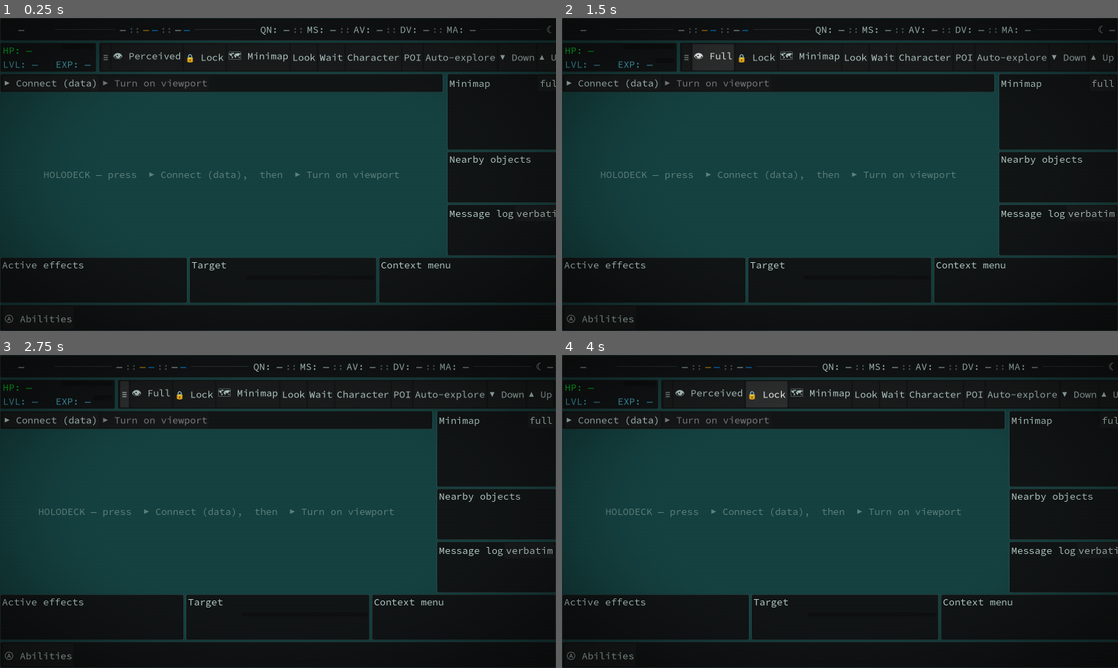
Above: before the commit, frames 1-4 (two rows, left to right).
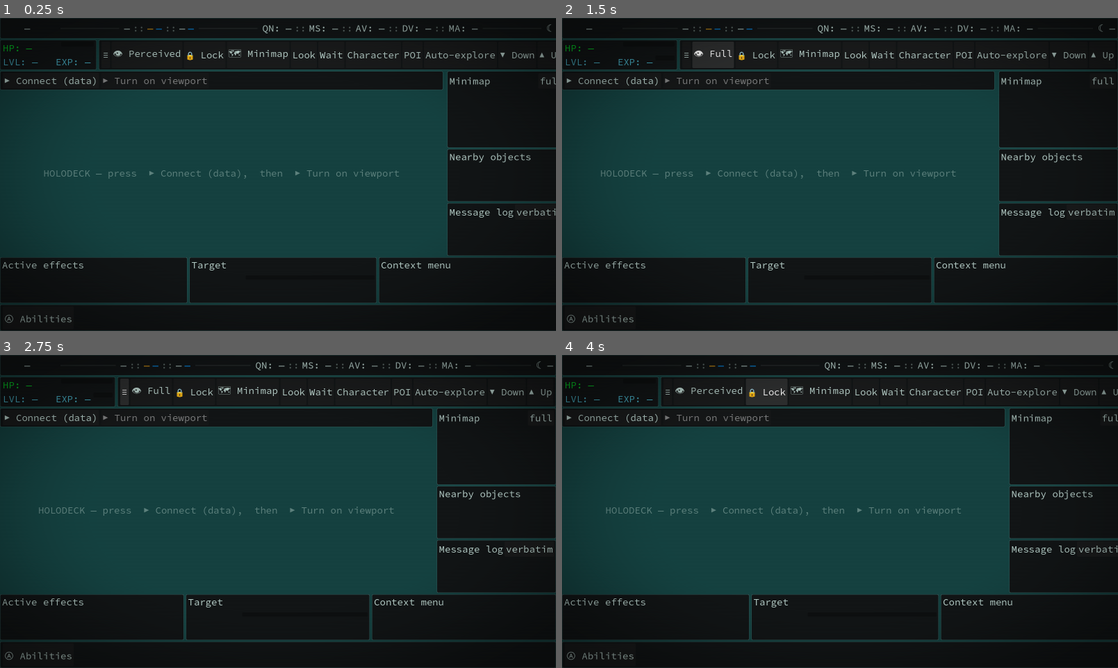
Above: after the commit, the same moments.

Repository: DazzlingDukeOfLazers/raves-of-qud
Game: Godot game, scene res://MainFrame.tscn
Same seed, same stepped clock (60 frames per second), same inputs: the game is played once before the commit and once after it. This scene is started directly instead of the project's main scene.
Inputs:
- Up to frame 1 (0.25 s): no input
- Up to frame 2 (1.5 s): click "≡" at 0.5 s; click "👁 Perceived" at 1.25 s
- Up to frame 3 (2.75 s): click "≡" at 2 s
- Up to frame 4 (4 s): click "👁 Full" at 2.75 s; click "🔒 Lock" at 3.5 s

The runs differ from the first frame. In frame 1, 6.4% of the frame differs, in the area x 0-100%, y 2-65%; in frame 2, 6.4%; in frame 3, 6.4%; in frame 4, 6.4%.

Commit message:
MainFrame: align the top-bar player avatar to Qud (scale + position)
The status-bar character icon was ~1.2x too large and sat ~16px too far left
versus Qud. Measured both sprites' bounding boxes from live captures: shrink the
avatar (body*2.0 -> *1.7) and offset it via a MarginContainer to match Qud's
indent. Offsets are body-relative (the exported window renders at a 2x
framebuffer, body=42), tuned by iterating against the measured Qud bbox.

Result at 1920x1080 (capture space): left 22==22, top 9==9, height 28==28 — a
pixel-exact match of Qud's avatar footprint.

Co-Authored-By: Claude Opus 4.8 <noreply@anthropic.com>

Diff:
--- a/godot/MainFrame.gd
+++ b/godot/MainFrame.gd
@@ -279,12 +279,20 @@
 	# Character icon — the player's own tile (filled in from each snapshot's `player` render). Sized
 	# ~2x body so it fills the bar like Qud's avatar.
 	_portrait = TextureRect.new()
-	var isz := int(UiFont.px(get_viewport(), "body") * 2.0)
+	var bpx := UiFont.px(get_viewport(), "body")
+	var isz := int(bpx * 1.7)                          # avatar scale, matched to Qud (was 2.0)
 	_portrait.custom_minimum_size = Vector2(round(isz * 16.0 / 24.0), isz)
 	_portrait.texture_filter = CanvasItem.TEXTURE_FILTER_NEAREST
 	_portrait.stretch_mode = TextureRect.STRETCH_KEEP_ASPECT_CENTERED
 	_portrait.expand_mode = TextureRect.EXPAND_IGNORE_SIZE
-	h.add_child(_portrait)
+	# Nudge the avatar to Qud's position (Qud indents the bar's left edge slightly).
+	# Offsets are body-relative so they hold across resolutions; tuned to Qud by
+	# measuring the sprite bbox (== 34px left / 3px top at body=42, the 2x framebuffer).
+	var pm := MarginContainer.new()
+	pm.add_theme_constant_override("margin_left", int(round(bpx * 0.81)))
+	pm.add_theme_constant_override("margin_top", int(round(bpx * 0.071)))
+	pm.add_child(_portrait)
+	h.add_child(pm)
 	_l_name = _text("—")
 	# Size to content (clip only past a generous cap) so the name never collapses to 0 in the HBox next
 	# to the expanding rule — clip_text with no min width did exactly that (the name vanished).
